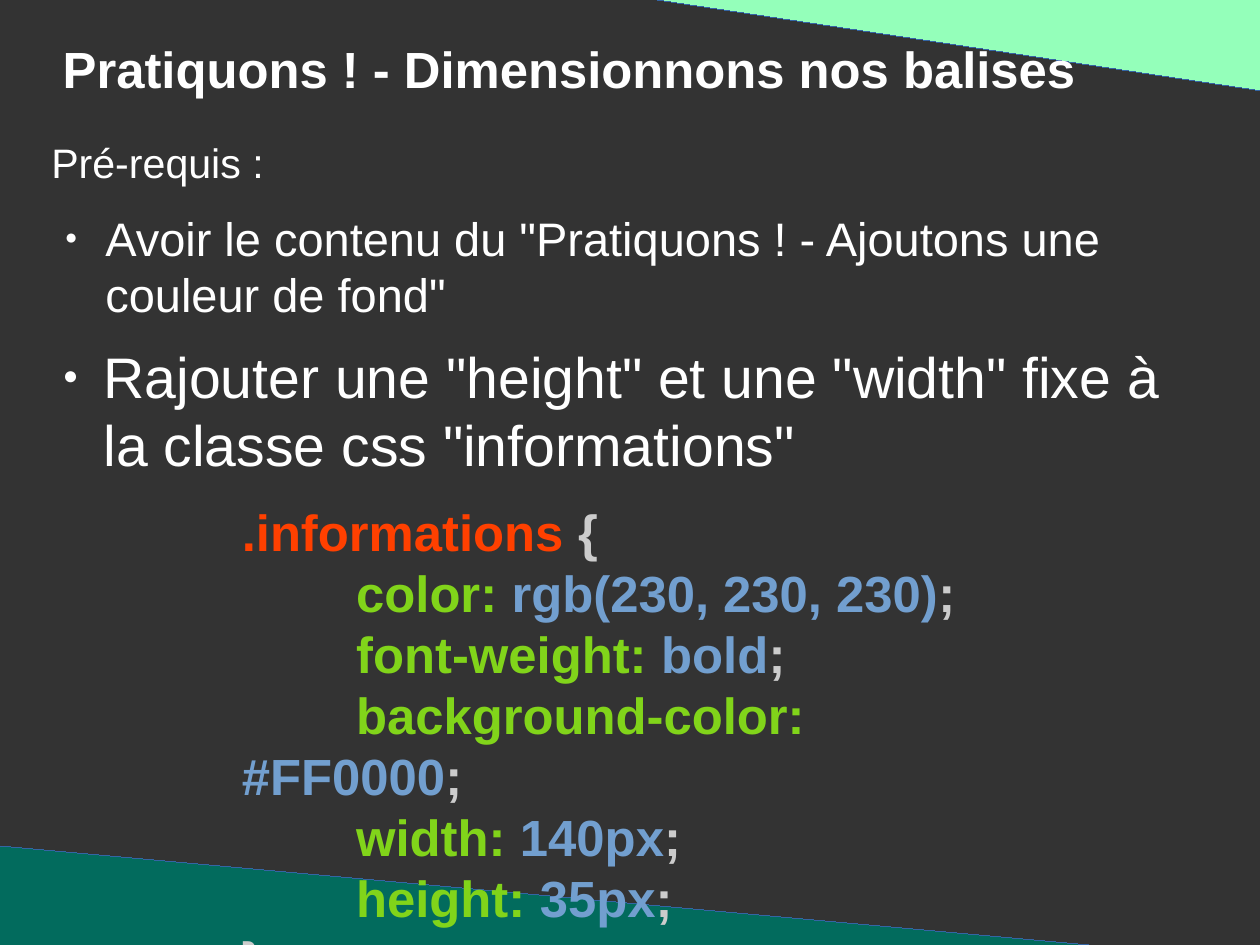
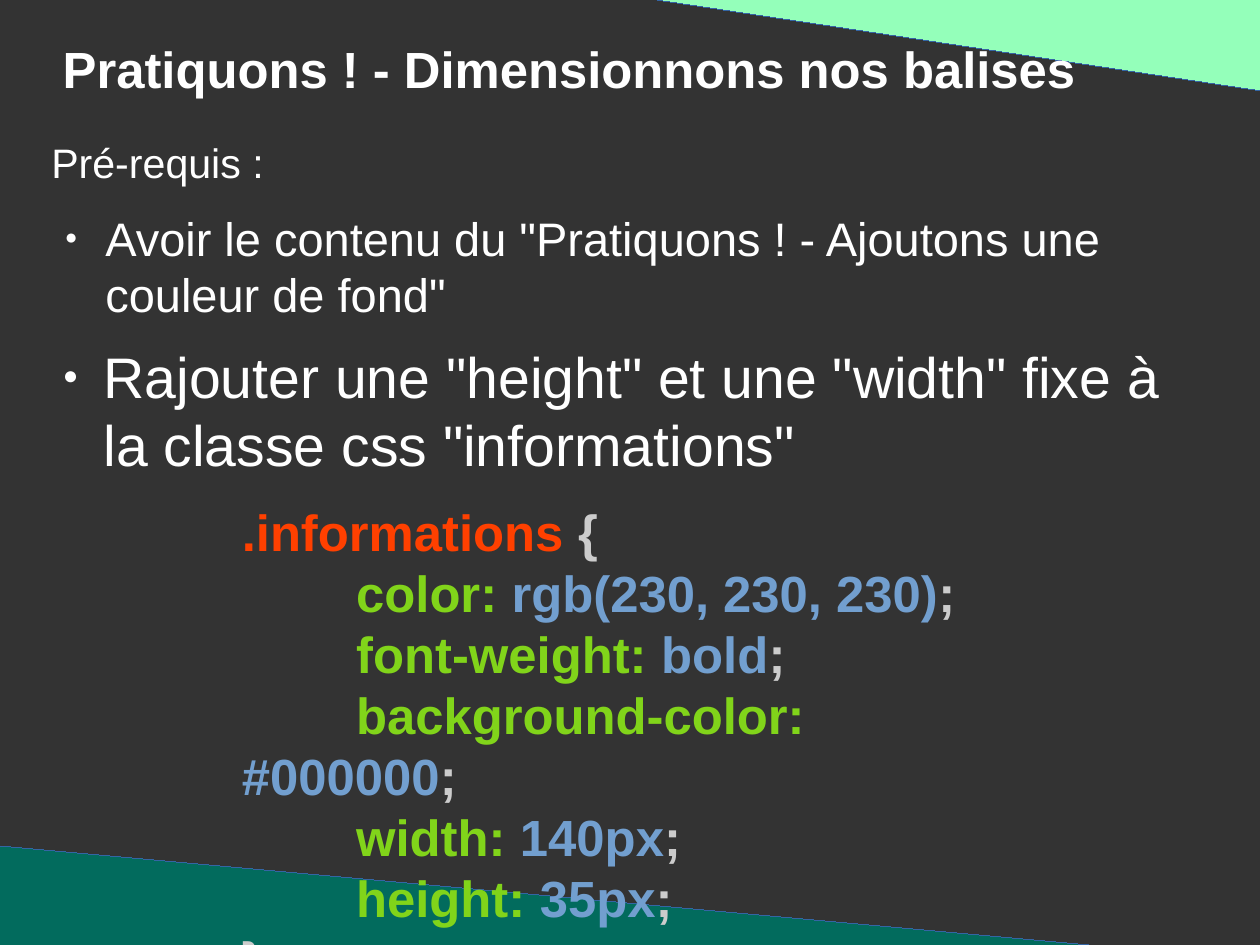
Before and after one commit to DanYellow/presentations, a slide deck: slide 20 of mmi/html/travaux-pratiques/numero-2/presentation.odp (slide 19 before the commit). Drawn at 1260x945 pixels with LibreOffice and Linux fonts; fonts in the diff are those of the drawing. Boxes give left, top, right and bottom in pixels: in the first picture for what was removed or moved away, otherwise in the second. Text is boxed around its words. In the diff, an @@ line names an element or a change of style, - is before the commit and + after.

```diff
--- a/mmi/html/travaux-pratiques/numero-2/presentation.odp
+++ b/mmi/html/travaux-pratiques/numero-2/presentation.odp
@@ text at (242,697,804,803): text changed @@
-background-color: #FF0000;
+background-color: #000000;
```
Also in this commit, not shown: 5 other slides changed, 31 slides added, 9 slides removed, 10 other files.
